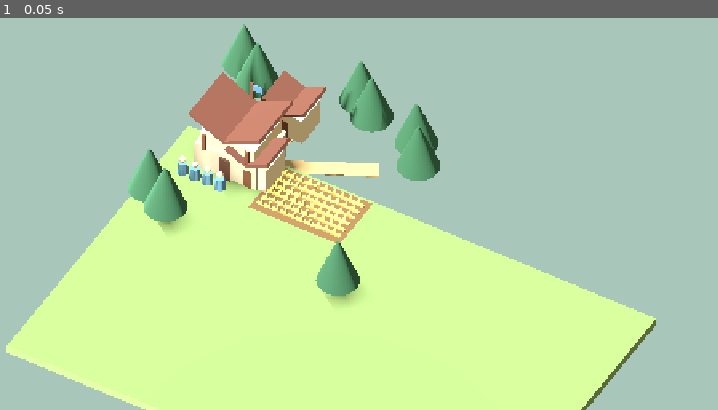
Above: before the commit, frame 1.
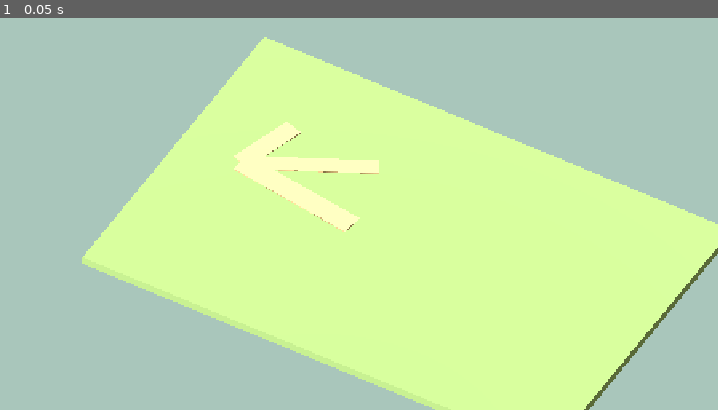
Above: after the commit, the same moment.

Repository: rtrzwkbpzd-dotcom/CROWNLANDS
Game: Godot game, scene res://scenes/style_lab.tscn
Two runs of this game, one before a commit and one after it. Both use one fixed random seed, a clock stepped at 60 frames per second and the inputs below. This scene is started directly instead of the project's main scene.
Inputs:
- Up to frame 1 (0.05 s): no input

The runs differ from the first frame. In frame 1, 36% of the frame differs, in the area x 0-100%, y 1-100%.
Error after the commit: Cannot call method 'instantiate' on a null value. (res://scripts/style_lab.gd:42)

Commit message:
Integrate reusable medieval 3D assets

Diff:
--- a/scripts/style_lab.gd
+++ b/scripts/style_lab.gd
@@ -1,10 +1,8 @@
 extends Node3D
-# A small, self-contained 3D composition to test camera and proportions.
-# These procedural shapes are placeholders, not the final artwork.
+# A small, self-contained 3D composition to test the reusable asset kit.
 
 var camera: Camera3D
 var dragging := false
-var last_pointer := Vector2.ZERO
 
 func _ready() -> void:
  var sun := DirectionalLight3D.new()
@@ -27,17 +25,23 @@
  add_child(camera)
  camera.look_at(Vector3(5,0,5))
  camera.current = true
- box(Vector3(9,0.15,11),Vector3(18,0.3,12),Color("748f5a"))
- road(Vector3(2.3,0.03,5.5),Vector3(5.4,0.03,6.2),0.8)
- road(Vector3(2.3,0.03,5.5),Vector3(3.0,0.03,3.2),0.7)
- road(Vector3(2.3,0.03,5.5),Vector3(6.4,0.03,3.4),0.6)
- town(Vector3(2.3,0.25,5.5))
- house(Vector3(3.0,0.25,3.2))
- farm(Vector3(5.4,0.24,6.2))
+ box(Vector3(9,0,6),Vector3(18,0.3,12),Color("748f5a"))
+ road(Vector3(2.3,0.17,5.5),Vector3(7.0,0.17,6.2),0.8)
+ road(Vector3(2.3,0.17,5.5),Vector3(3.0,0.17,3.2),0.7)
+ road(Vector3(2.3,0.17,5.5),Vector3(6.4,0.17,3.4),0.6)
+ asset("town_hall",Vector3(2.3,0.15,5.5))
+ asset("house",Vector3(3.0,0.15,3.2))
+ asset("farm",Vector3(7.0,0.15,6.2))
  for p in [Vector2(0.4,2.0),Vector2(1.2,2.5),Vector2(0.6,8.6),Vector2(1.5,9.1),Vector2(4.6,1.5),Vector2(5.3,2.0),Vector2(7.2,2.3),Vector2(7.8,3.2),Vector2(8.2,9.2)]:
-  tree(Vector3(p.x,0.2,p.y))
+  asset("pine",Vector3(p.x,0.15,p.y))
  for i in range(4):
-  worker(Vector3(1.0+i*0.48,0.25,7.1))
+  asset("worker",Vector3(1.0+i*0.48,0.15,7.1))
+
+func asset(asset_name: String, pos: Vector3) -> void:
+ var scene: PackedScene = load("res://assets/%s.tscn" % asset_name)
+ var instance := scene.instantiate()
+ instance.position = pos
+ add_child(instance)
 
 func material(tint: Color) -> StandardMaterial3D:
  var result := StandardMaterial3D.new()
@@ -61,66 +65,6 @@
  var delta := finish-start
  box(midpoint,Vector3(width,0.035,delta.length()),Color("ad9870"),atan2(delta.x,delta.z))
 
-func town(pos: Vector3) -> void:
- box(pos+Vector3(0,0.55,0),Vector3(2.4,1.1,2.0),Color("aaa18d"))
- box(pos+Vector3(0,1.35,0),Vector3(2.1,0.65,1.8),Color("d3bc92"))
- roof(pos+Vector3(0,1.95,0),2.7,2.2)
- for x in [-0.82,0.82]:
-  box(pos+Vector3(x,1.32,1.01),Vector3(0.13,0.7,0.08),Color("694332"))
- box(pos+Vector3(0,0.48,1.04),Vector3(0.42,0.9,0.09),Color("50372d"))
- box(pos+Vector3(0,2.65,-0.75),Vector3(0.12,0.72,0.12),Color("674733"))
- box(pos+Vector3(0.22,2.83,-0.75),Vector3(0.42,0.26,0.05),Color("537da2"))
-
-func house(pos: Vector3) -> void:
- box(pos+Vector3(0,0.52,0),Vector3(1.35,1.05,1.2),Color("d4bf9a"))
- roof(pos+Vector3(0,1.13,0),1.6,1.5)
- box(pos+Vector3(0,0.42,0.64),Vector3(0.3,0.75,0.07),Color("62412d"))
-
-func roof(pos: Vector3, width: float, depth: float) -> void:
- for side in [-1,1]:
-  var half := box(pos+Vector3(side*width*0.25,0.18,0),Vector3(width*0.58,0.12,depth),Color("6a453c"))
-  half.rotation.z = side*0.48
-
-func farm(pos: Vector3) -> void:
- box(pos,Vector3(3.5,0.12,2.2),Color("71583c"))
- for row in range(6):
-  var z := pos.z-0.82+row*0.32
-  box(Vector3(pos.x,pos.y+0.1,z),Vector3(3.2,0.06,0.12),Color("c9af61"))
-  for plant in range(10):
-   box(Vector3(pos.x-1.4+plant*0.31,pos.y+0.22,z),Vector3(0.08,0.22,0.08),Color("dbc270"))
- house(pos+Vector3(-2.25,0,-0.35))
-
-func tree(pos: Vector3) -> void:
- box(pos+Vector3(0,0.5,0),Vector3(0.22,1.0,0.22),Color("71543b"))
- var foliage := MeshInstance3D.new()
- var cone := CylinderMesh.new()
- cone.top_radius = 0.05
- cone.bottom_radius = 0.73
- cone.height = 1.8
- foliage.mesh = cone
- foliage.material_override = material(Color("37624a"))
- foliage.position = pos+Vector3(0,1.5,0)
- add_child(foliage)
-
-func worker(pos: Vector3) -> void:
- var body := MeshInstance3D.new()
- var mesh := CylinderMesh.new()
- mesh.top_radius = 0.16
- mesh.bottom_radius = 0.2
- mesh.height = 0.46
- body.mesh = mesh
- body.material_override = material(Color("5b87a4"))
- body.position = pos+Vector3(0,0.43,0)
- add_child(body)
- var head := MeshInstance3D.new()
- var sphere := SphereMesh.new()
- sphere.radius = 0.12
- sphere.height = 0.24
- head.mesh = sphere
- head.material_override = material(Color("e1bd92"))
- head.position = pos+Vector3(0,0.79,0)
- add_child(head)
-
 func _unhandled_input(event: InputEvent) -> void:
  if event is InputEventMouseButton:
   if event.button_index == MOUSE_BUTTON_WHEEL_UP and event.pressed: camera.size = maxf(7.0,camera.size-1.0)
